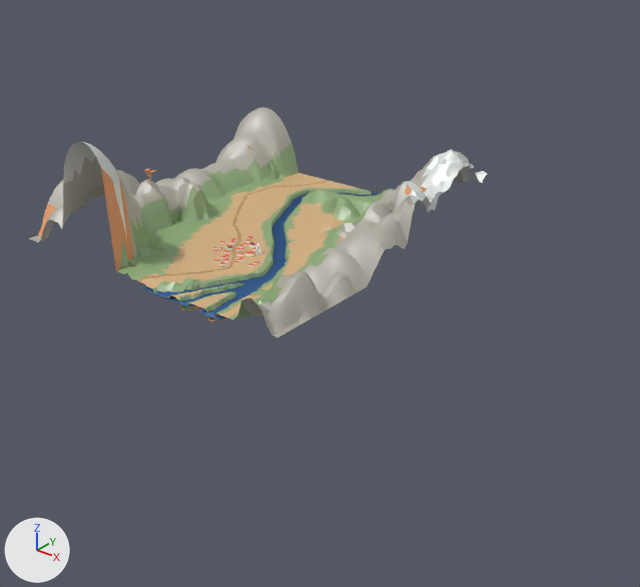
One commit to the Blender file SHRTMVI/farplane.blend: the scene before it, then after it.
The view is the same before and after, from a camera (50 mm lens) standing at (24.7, -26.7, 14.4) and looking at (3.0, 0.4, -2.4). Lighting does not change. The marker at lower left points along +X, +Y and +Z.

In view in the first picture: 'Plane', 'water'.
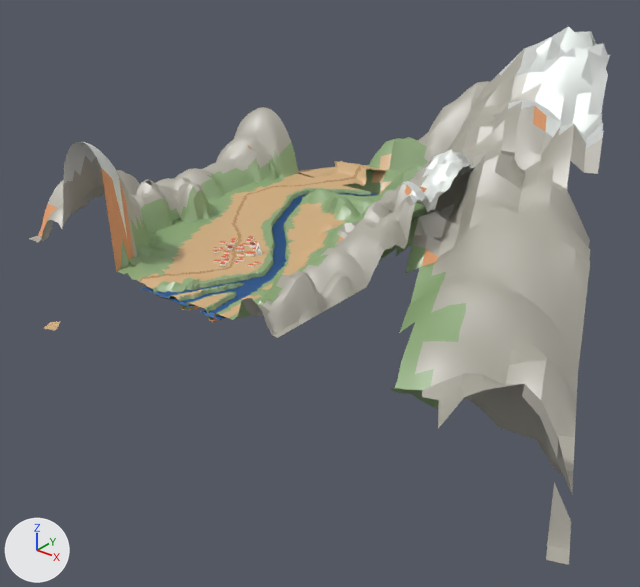
What differs and where, as boxes [x1, y1, x2, y2] in the pictures (640 x 587 px):
'Plane', reshaped (27% wider, 133% taller): before [29, 107, 487, 338]; after [29, 26, 610, 565]
part 1 of me_plane_001, added: after [344, 26, 610, 493]
part 2 of me_plane_001, built on: before [286, 179, 363, 190]; after [283, 161, 385, 190]
part 3 of me_plane_001, deleted: before [144, 169, 156, 185]
part 4 of me_plane_001, added: after [546, 482, 571, 565]
part 5 of me_plane_001, added: after [43, 321, 61, 330]

Edits to the bpy script that builds the scene:
```text
Change me_plane_001:
    used by ob_plane; location = (0.07, -0.05, -0.01); rotation_euler = (0.0, 3.142, 0.0), in degrees (0, 180, 0); scale = (7.03, 7.03, 7.03)
    remove me_plane_001.from_pydata(...)  # 9822 vertices, 9967 faces; spans x -1.01..1.0, y -1.01..1.0, z -0.72..0.08
    add me_plane_001.from_pydata(...)  # 12091 vertices, 11792 faces; spans x -2.64..1.0, y -1.37..3.04, z -1.02..0.28
    me_plane_001 part 1: a new loose piece of 928 vertices spanning x -2.48..0.76, y -1.12..3.04, z -1.02..0.28
    me_plane_001 part 2: 78 vertices moved from x -0.04..0.44, y 0.81..1.0, z 0.0 to x -0.04..0.44, y 0.81..1.0, z 0.0..0.01; 22 vertices removed from x 0.1..0.28, y 0.95..1.0, z 0.0; 1410 vertices added at x 0.1..0.67, y 0.74..1.77, z -0.02..0.14
    me_plane_001 part 3: 59 vertices removed from x 0.59..0.66, y -0.37..-0.29, z -0.34..-0.25
    me_plane_001 part 4: 8 vertices added at x -2.64..-2.47, y -1.3..-1.03, z 0.1..0.28
    me_plane_001 part 5: 4 vertices added at x 0.32..0.43, y -1.37..-1.28, z 0.24..0.26
```
